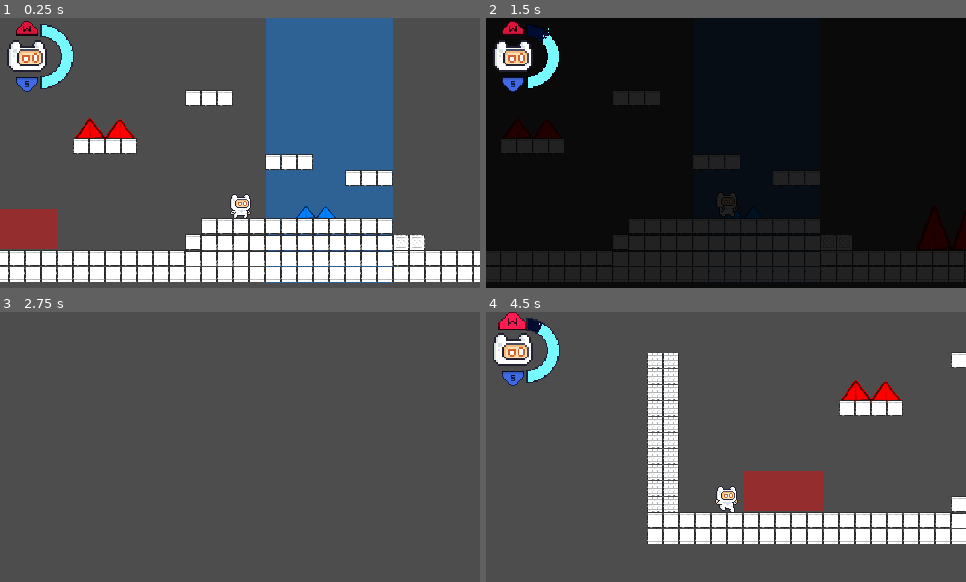
Above: before the commit, frames 1-4 (two rows, left to right).
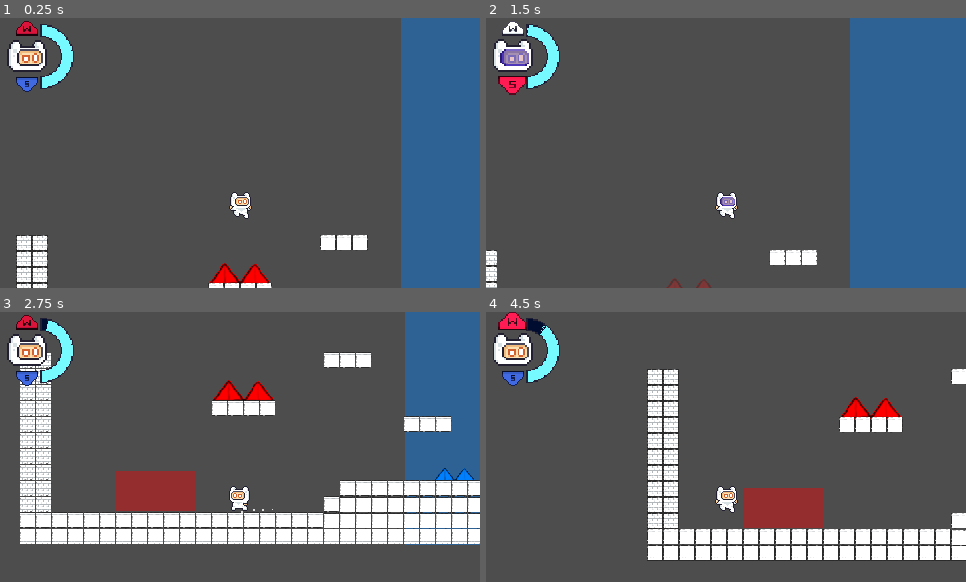
Above: after the commit, the same moments.

Repository: Naathan404/UITxVNG-Group08-NaNaNaNa
Game: Godot game, scene res://scenes/levels/level_test.tscn
Same seed, same stepped clock (60 frames per second), same inputs: the game is played once before the commit and once after it. This scene is started directly instead of the project's main scene.
Inputs:
- Up to frame 1 (0.25 s): no input
- Up to frame 2 (1.5 s): hold D (right) from 0.53 s (still down); tap Shift (dash) at 0.6 s; tap Space (jump) at 0.77 s; tap Down (mask_scroll_down) at 1.35 s
- Up to frame 3 (2.75 s): tap Space (jump) at 1.52 s; release D (right) at 2.03 s; hold A (left) from 2.03 s (still down); hold Up (mask_scroll_up) from 2.03 s (still down)
- Up to frame 4 (4.5 s): release Up (mask_scroll_up) at 2.78 s; tap Shift (dash) at 2.85 s; tap Space (jump) at 3.02, 3.77 s; hold Down (mask_scroll_down) 3.53-4.28 s; release A (left) at 4.28 s; hold D (right) from 4.28 s (still down); tap Up (mask_scroll_up) at 4.35 s

The runs differ from the first frame. In frame 1, 54% of the frame differs, in the area x 0-100%, y 0-100%; in frame 2, 99%; in frame 3, 33%; in frame 4, 13%.

Commit message:
feat: checkpoint & player lives

Diff:
--- a/dummy_level.tscn
+++ b/dummy_level.tscn
@@ -3,6 +3,7 @@
 [ext_resource type="Texture2D" uid="uid://dohtaysxdi21h" path="res://assets/sprites/envir/spritesheet_default.png" id="1_d66et"]
 [ext_resource type="PackedScene" uid="uid://bi5f8r44l8v7e" path="res://scenes/player/player.tscn" id="2_iuwya"]
 [ext_resource type="PackedScene" uid="uid://dqbm53diyvkac" path="res://scenes/objects/spike.tscn" id="2_rnqs5"]
+[ext_resource type="PackedScene" uid="uid://dhygepi2jq0ek" path="res://scenes/objects/checkpoint.tscn" id="3_rnqs5"]
 
 [sub_resource type="TileSetAtlasSource" id="TileSetAtlasSource_d66et"]
 texture = ExtResource("1_d66et")
@@ -1366,7 +1367,6 @@
 
 [node name="spike" parent="World" unique_id=922398961 instance=ExtResource("2_rnqs5")]
 position = Vector2(234, 85)
-spike_color = "Red"
 
 [node name="spike2" parent="World" unique_id=1666128235 instance=ExtResource("2_rnqs5")]
 position = Vector2(337, 85)
@@ -1374,22 +1374,21 @@
 
 [node name="spike3" parent="World" unique_id=1302131069 instance=ExtResource("2_rnqs5")]
 position = Vector2(566, 85)
-spike_color = "Red"
 
 [node name="spike4" parent="World" unique_id=2007166864 instance=ExtResource("2_rnqs5")]
 position = Vector2(586, 85)
-spike_color = "Red"
 
 [node name="spike6" parent="World" unique_id=1778549118 instance=ExtResource("2_rnqs5")]
 position = Vector2(805, 85)
-spike_color = "Red"
 
 [node name="spike7" parent="World" unique_id=1732459921 instance=ExtResource("2_rnqs5")]
 position = Vector2(847, 85)
-spike_color = "Red"
 
 [node name="spike5" parent="World" unique_id=842992542 instance=ExtResource("2_rnqs5")]
 position = Vector2(679, 53)
 spike_color = "Blue"
 
+[node name="Checkpoint" parent="World" unique_id=2081086830 instance=ExtResource("3_rnqs5")]
+position = Vector2(470, 34)
+
 [node name="Player" parent="." unique_id=65356844 instance=ExtResource("2_iuwya")]
--- a/project.godot
+++ b/project.godot
@@ -14,6 +14,10 @@
 run/main_scene="uid://b0d180ux05a2s"
 config/features=PackedStringArray("4.6", "Forward Plus")
 config/icon="res://icon.svg"
+
+[autoload]
+
+GameManager="*uid://cy27hkim6ldpm"
 
 [display]
 
--- /dev/null
+++ b/scenes/objects/checkpoint.tscn
@@ -0,0 +1,304 @@
+[gd_scene format=3 uid="uid://dhygepi2jq0ek"]
+
+[ext_resource type="Texture2D" uid="uid://dpekeogu1cyas" path="res://assets/sprites/envir/checkpoints/Checkpoint (Flag Out) (64x64).png" id="1_6xeev"]
+[ext_resource type="Texture2D" uid="uid://cgo8v6j3fyd4m" path="res://assets/sprites/envir/checkpoints/Checkpoint (Flag Idle)(64x64).png" id="1_dymgj"]
+[ext_resource type="Script" uid="uid://ssihdqylk8ei" path="res://scripts/objects/checkpoint.gd" id="1_erl1y"]
+[ext_resource type="Texture2D" uid="uid://sw4jtt8uka5n" path="res://assets/sprites/envir/checkpoints/Checkpoint (No Flag).png" id="2_dymgj"]
+
+[sub_resource type="AtlasTexture" id="AtlasTexture_erl1y"]
+atlas = ExtResource("1_6xeev")
+region = Rect2(0, 0, 64, 64)
+
+[sub_resource type="AtlasTexture" id="AtlasTexture_vyc7d"]
+atlas = ExtResource("1_6xeev")
+region = Rect2(64, 0, 64, 64)
+
+[sub_resource type="AtlasTexture" id="AtlasTexture_16848"]
+atlas = ExtResource("1_6xeev")
+region = Rect2(128, 0, 64, 64)
+
+[sub_resource type="AtlasTexture" id="AtlasTexture_wne2l"]
+atlas = ExtResource("1_6xeev")
+region = Rect2(192, 0, 64, 64)
+
+[sub_resource type="AtlasTexture" id="AtlasTexture_ttn1b"]
+atlas = ExtResource("1_6xeev")
+region = Rect2(256, 0, 64, 64)
+
+[sub_resource type="AtlasTexture" id="AtlasTexture_tdi0i"]
+atlas = ExtResource("1_6xeev")
+region = Rect2(320, 0, 64, 64)
+
+[sub_resource type="AtlasTexture" id="AtlasTexture_bmotx"]
+atlas = ExtResource("1_6xeev")
+region = Rect2(384, 0, 64, 64)
+
+[sub_resource type="AtlasTexture" id="AtlasTexture_yhtde"]
+atlas = ExtResource("1_6xeev")
+region = Rect2(448, 0, 64, 64)
+
+[sub_resource type="AtlasTexture" id="AtlasTexture_dcqq1"]
+atlas = ExtResource("1_6xeev")
+region = Rect2(512, 0, 64, 64)
+
+[sub_resource type="AtlasTexture" id="AtlasTexture_sje8m"]
+atlas = ExtResource("1_6xeev")
+region = Rect2(576, 0, 64, 64)
+
+[sub_resource type="AtlasTexture" id="AtlasTexture_avl3l"]
+atlas = ExtResource("1_6xeev")
+region = Rect2(640, 0, 64, 64)
+
+[sub_resource type="AtlasTexture" id="AtlasTexture_kou78"]
+atlas = ExtResource("1_6xeev")
+region = Rect2(704, 0, 64, 64)
+
+[sub_resource type="AtlasTexture" id="AtlasTexture_4ucm3"]
+atlas = ExtResource("1_6xeev")
+region = Rect2(768, 0, 64, 64)
+
+[sub_resource type="AtlasTexture" id="AtlasTexture_g6std"]
+atlas = ExtResource("1_6xeev")
+region = Rect2(832, 0, 64, 64)
+
+[sub_resource type="AtlasTexture" id="AtlasTexture_q1bud"]
+atlas = ExtResource("1_6xeev")
+region = Rect2(896, 0, 64, 64)
+
+[sub_resource type="AtlasTexture" id="AtlasTexture_mbwhd"]
+atlas = ExtResource("1_6xeev")
+region = Rect2(960, 0, 64, 64)
+
+[sub_resource type="AtlasTexture" id="AtlasTexture_ixm2b"]
+atlas = ExtResource("1_6xeev")
+region = Rect2(1024, 0, 64, 64)
+
+[sub_resource type="AtlasTexture" id="AtlasTexture_lev7i"]
+atlas = ExtResource("1_6xeev")
+region = Rect2(1088, 0, 64, 64)
+
+[sub_resource type="AtlasTexture" id="AtlasTexture_b53ne"]
+atlas = ExtResource("1_6xeev")
+region = Rect2(1152, 0, 64, 64)
+
+[sub_resource type="AtlasTexture" id="AtlasTexture_eyu24"]
+atlas = ExtResource("1_6xeev")
+region = Rect2(1216, 0, 64, 64)
+
+[sub_resource type="AtlasTexture" id="AtlasTexture_j5lct"]
+atlas = ExtResource("1_6xeev")
+region = Rect2(1280, 0, 64, 64)
+
+[sub_resource type="AtlasTexture" id="AtlasTexture_jeomd"]
+atlas = ExtResource("1_6xeev")
+region = Rect2(1344, 0, 64, 64)
+
+[sub_resource type="AtlasTexture" id="AtlasTexture_vn0m8"]
+atlas = ExtResource("1_6xeev")
+region = Rect2(1408, 0, 64, 64)
+
+[sub_resource type="AtlasTexture" id="AtlasTexture_sqt15"]
+atlas = ExtResource("1_6xeev")
+region = Rect2(1472, 0, 64, 64)
+
+[sub_resource type="AtlasTexture" id="AtlasTexture_3a08u"]
+atlas = ExtResource("1_6xeev")
+region = Rect2(1536, 0, 64, 64)
+
+[sub_resource type="AtlasTexture" id="AtlasTexture_nq3iw"]
+atlas = ExtResource("1_6xeev")
+region = Rect2(1600, 0, 64, 64)
+
+[sub_resource type="AtlasTexture" id="AtlasTexture_rgqm0"]
+atlas = ExtResource("1_dymgj")
+region = Rect2(0, 0, 64, 64)
+
+[sub_resource type="AtlasTexture" id="AtlasTexture_4xehn"]
+atlas = ExtResource("1_dymgj")
+region = Rect2(64, 0, 64, 64)
+
+[sub_resource type="AtlasTexture" id="AtlasTexture_qy6nh"]
+atlas = ExtResource("1_dymgj")
+region = Rect2(128, 0, 64, 64)
+
+[sub_resource type="AtlasTexture" id="AtlasTexture_dbavq"]
+atlas = ExtResource("1_dymgj")
+region = Rect2(192, 0, 64, 64)
+
+[sub_resource type="AtlasTexture" id="AtlasTexture_h52lg"]
+atlas = ExtResource("1_dymgj")
+region = Rect2(256, 0, 64, 64)
+
+[sub_resource type="AtlasTexture" id="AtlasTexture_cy7b2"]
+atlas = ExtResource("1_dymgj")
+region = Rect2(320, 0, 64, 64)
+
+[sub_resource type="AtlasTexture" id="AtlasTexture_pyxfj"]
+atlas = ExtResource("1_dymgj")
+region = Rect2(384, 0, 64, 64)
+
+[sub_resource type="AtlasTexture" id="AtlasTexture_axisv"]
+atlas = ExtResource("1_dymgj")
+region = Rect2(448, 0, 64, 64)
+
+[sub_resource type="AtlasTexture" id="AtlasTexture_jnkf1"]
+atlas = ExtResource("1_dymgj")
+region = Rect2(512, 0, 64, 64)
+
+[sub_resource type="AtlasTexture" id="AtlasTexture_hb4de"]
+atlas = ExtResource("1_dymgj")
+region = Rect2(576, 0, 64, 64)
+
+[sub_resource type="AtlasTexture" id="AtlasTexture_3j5ro"]
+atlas = ExtResource("2_dymgj")
+region = Rect2(0, 0, 64, 64)
+
+[sub_resource type="SpriteFrames" id="SpriteFrames_tnlyu"]
+animations = [{
+"frames": [{
+"duration": 1.0,
+"texture": SubResource("AtlasTexture_erl1y")
+}, {
+"duration": 1.0,
+"texture": SubResource("AtlasTexture_vyc7d")
+}, {
+"duration": 1.0,
+"texture": SubResource("AtlasTexture_16848")
+}, {
+"duration": 1.0,
+"texture": SubResource("AtlasTexture_wne2l")
+}, {
+"duration": 1.0,
+"texture": SubResource("AtlasTexture_ttn1b")
+}, {
+"duration": 1.0,
+"texture": SubResource("AtlasTexture_tdi0i")
+}, {
+"duration": 1.0,
+"texture": SubResource("AtlasTexture_bmotx")
+}, {
+"duration": 1.0,
+"texture": SubResource("AtlasTexture_yhtde")
+}, {
+"duration": 1.0,
+"texture": SubResource("AtlasTexture_dcqq1")
+}, {
+"duration": 1.0,
+"texture": SubResource("AtlasTexture_sje8m")
+}, {
+"duration": 1.0,
+"texture": SubResource("AtlasTexture_avl3l")
+}, {
+"duration": 1.0,
+"texture": SubResource("AtlasTexture_kou78")
+}, {
+"duration": 1.0,
+"texture": SubResource("AtlasTexture_4ucm3")
+}, {
+"duration": 1.0,
+"texture": SubResource("AtlasTexture_g6std")
+}, {
+"duration": 1.0,
+"texture": SubResource("AtlasTexture_q1bud")
+}, {
+"duration": 1.0,
+"texture": SubResource("AtlasTexture_mbwhd")
+}, {
+"duration": 1.0,
+"texture": SubResource("AtlasTexture_ixm2b")
+}, {
+"duration": 1.0,
+"texture": SubResource("AtlasTexture_lev7i")
+}, {
+"duration": 1.0,
+"texture": SubResource("AtlasTexture_b53ne")
+}, {
+"duration": 1.0,
+"texture": SubResource("AtlasTexture_eyu24")
+}, {
+"duration": 1.0,
+"texture": SubResource("AtlasTexture_j5lct")
+}, {
+"duration": 1.0,
+"texture": SubResource("AtlasTexture_jeomd")
+}, {
+"duration": 1.0,
+"texture": SubResource("AtlasTexture_vn0m8")
+}, {
+"duration": 1.0,
+"texture": SubResource("AtlasTexture_sqt15")
+}, {
+"duration": 1.0,
+"texture": SubResource("AtlasTexture_3a08u")
+}, {
+"duration": 1.0,
+"texture": SubResource("AtlasTexture_nq3iw")
+}],
+"loop": false,
+"name": &"activated",
+"speed": 30.0
+}, {
+"frames": [{
+"duration": 1.0,
+"texture": SubResource("AtlasTexture_rgqm0")
+}, {
+"duration": 1.0,
+"texture": SubResource("AtlasTexture_4xehn")
+}, {
+"duration": 1.0,
+"texture": SubResource("AtlasTexture_qy6nh")
+}, {
+"duration": 1.0,
+"texture": SubResource("AtlasTexture_dbavq")
+}, {
+"duration": 1.0,
+"texture": SubResource("AtlasTexture_h52lg")
+}, {
+"duration": 1.0,
+"texture": SubResource("AtlasTexture_cy7b2")
+}, {
+"duration": 1.0,
+"texture": SubResource("AtlasTexture_pyxfj")
+}, {
+"duration": 1.0,
+"texture": SubResource("AtlasTexture_axisv")
+}, {
+"duration": 1.0,
+"texture": SubResource("AtlasTexture_jnkf1")
+}, {
+"duration": 1.0,
+"texture": SubResource("AtlasTexture_hb4de")
+}],
+"loop": true,
+"name": &"flag_ilde",
+"speed": 20.0
+}, {
+"frames": [{
+"duration": 1.0,
+"texture": SubResource("AtlasTexture_3j5ro")
+}],
+"loop": true,
+"name": &"idle",
+"speed": 5.0
+}]
+
+[sub_resource type="RectangleShape2D" id="RectangleShape2D_dymgj"]
+size = Vector2(5.5606127, 14.89983)
+
+[node name="Checkpoint" type="Area2D" unique_id=2081086830]
+script = ExtResource("1_erl1y")
+
+[node name="AnimatedSprite2D" type="AnimatedSprite2D" parent="." unique_id=942647683]
+sprite_frames = SubResource("SpriteFrames_tnlyu")
+animation = &"activated"
+autoplay = "idle"
+frame = 25
+frame_progress = 1.0
+
+[node name="CollisionShape2D" type="CollisionShape2D" parent="." unique_id=1391719093]
+position = Vector2(0.4999995, 5.847539)
+rotation = -3.1415925
+scale = Vector2(7.373288, -3.4695077)
+shape = SubResource("RectangleShape2D_dymgj")
+
+[connection signal="body_entered" from="." to="." method="_on_body_entered"]
--- a/scenes/objects/spike.tscn
+++ b/scenes/objects/spike.tscn
@@ -5,9 +5,9 @@
 
 [node name="spike" type="Area2D" unique_id=922398961]
 script = ExtResource("1_ctypd")
-spike_color = null
 
 [node name="Sprite2D" type="Sprite2D" parent="." unique_id=1324901480]
+modulate = Color(1, 0, 0, 1)
 scale = Vector2(0.6523437, 0.40820313)
 texture = ExtResource("2_ctypd")
 
--- /dev/null
+++ b/scripts/manager/game_manager.gd
@@ -0,0 +1,19 @@
+extends Node
+
+@export var max_lives: int = 3
+var last_checkpoint_position: Vector2 = Vector2.ZERO
+var current_lives: int
+
+func _ready() -> void:
+	current_lives = max_lives
+
+func _set_checkpoint(new_checkpoint: Vector2) -> bool:
+	# nếu là vị trí cp cũ
+	if(new_checkpoint == last_checkpoint_position): return false
+	last_checkpoint_position = new_checkpoint
+	return true
+
+func _reset_checkpoint() -> void:
+	current_lives = max_lives
+	last_checkpoint_position = Vector2.ZERO
+	print("[GameManager] Reset màn chơi -> Còn " + str(current_lives) + " mạng")
--- /dev/null
+++ b/scripts/objects/checkpoint.gd
@@ -0,0 +1,27 @@
+extends Area2D
+
+@onready var animated_sprite: AnimatedSprite2D = $AnimatedSprite2D
+var is_activated: bool = false
+
+# Called when the node enters the scene tree for the first time.
+func _ready() -> void:
+	animated_sprite.play("idle")
+	pass # Replace with function body.
+
+
+# Called every frame. 'delta' is the elapsed time since the previous frame.
+func _process(delta: float) -> void:
+	pass
+
+
+func _on_body_entered(body: Node2D) -> void:
+	if is_activated: return
+	if body.is_in_group("player"):
+		is_activated = true
+		animated_sprite.play("activated")
+		GameManager._set_checkpoint(position)
+
+		# chuyển sang anim cờ bay bay
+		await animated_sprite.animation_finished
+		animated_sprite.play("flag_ilde")
+	pass # Replace with function body.
--- a/scripts/player/fsm/die.gd
+++ b/scripts/player/fsm/die.gd
@@ -24,4 +24,11 @@
 	if obj.game_ui:
 		await obj.game_ui._play_death_transition()
 
-	obj.get_tree().reload_current_scene()
+	# logic trừ mạng và set_checkpoint
+	GameManager.current_lives -= 1
+	if GameManager.current_lives > 0:
+		obj.get_tree().reload_current_scene()
+		print("[Die State] Hồi sinh tại checkpoint -> Còn " + str(GameManager.current_lives) + " mạng")
+	else:
+		GameManager._reset_checkpoint()
+		obj.get_tree().reload_current_scene()
--- a/scripts/player/player.gd
+++ b/scripts/player/player.gd
@@ -26,7 +26,13 @@
 	if game_ui:
 		game_ui.update_avatar_texture(mask_type)
 
+	position = GameManager.last_checkpoint_position
+
 	super._ready()
+
+	if GameManager.last_checkpoint_position != Vector2.ZERO:
+		global_position = GameManager.last_checkpoint_position
+		print("[Player] Player hồi sinh tại Checkpoint!")
 
 func _process(delta: float) -> void:
 	if current_toxic_zone != "":
@@ -99,7 +105,7 @@
 	if game_ui:
 		game_ui.update_avatar_texture(mask_type)
 
-	print("Đổi sang mặt nạ ", mask_type)
+	print("[Player] Đổi sang mặt nạ ", mask_type)
 
 	if fsm and fsm.current_state:
 		fsm.current_state._enter()
@@ -112,19 +118,22 @@
 func _refill_oxygen(amount: float) -> void:
 	current_oxygen += amount
 	current_oxygen = clamp(current_oxygen, 0.0, max_oxygen)
-	print("Đã hồi ", amount, " oxy!")
+	print("[Player] Đã hồi ", amount, " oxy!")
 
 # Xử lý khi hết sạch oxy
 func _on_oxygen_ran_out() -> void:
 	if is_dead: return
-	print("Hết oxy! Game Over!")
+	print("[Player] Hết oxy! Game Over!")
 	# Tạm thời reset lại màn
 	_on_death()
 
+# hàm gọi xử lý chuỗi sự kiện chết
 func _on_death() -> void:
 	if is_dead: return
+	# set flags
 	is_dead = true
 	multiplier = 0.0
+	# cập nhật gioa diẹne
 	if game_ui: game_ui.update_ui(current_oxygen, max_oxygen, mask_type, is_oxygen_decreased)
-	print("Người chơi đã die -> Reset màn chơi")
+	print("[Player] Người chơi đã die -> Reset màn chơi")
 	fsm.change_state(fsm.states.die)
Not shown, added: scripts/manager/game_manager.gd.uid
Not shown, added: scripts/objects/checkpoint.gd.uid
